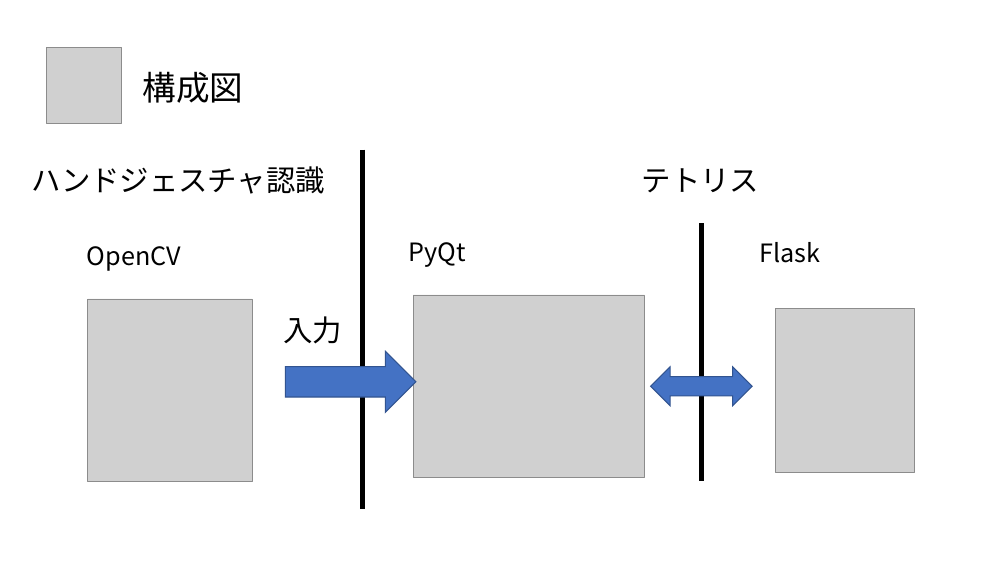
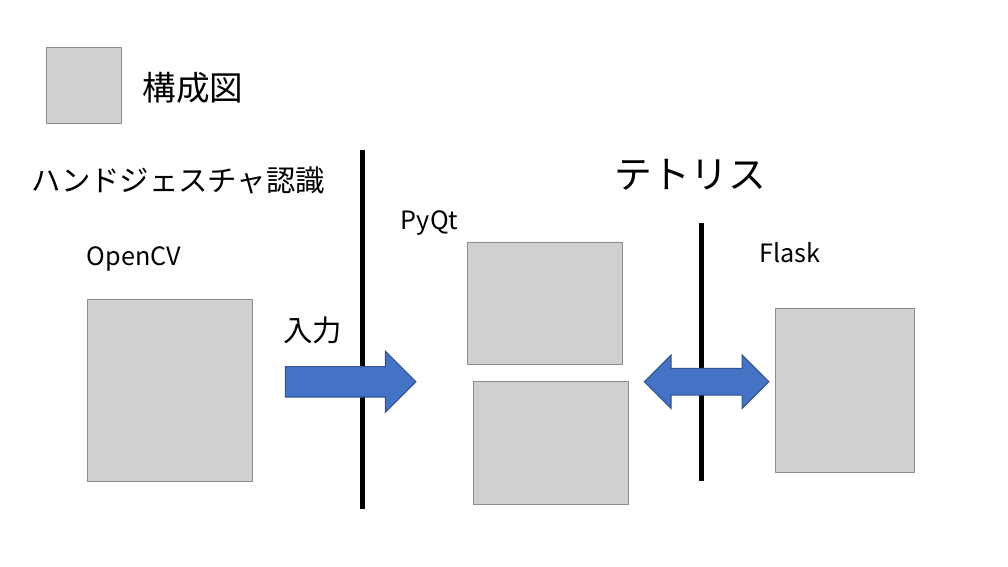
Before and after one commit to wakame-tech/vendredi-noir, a slide deck: slide 1 of spec.pptx. Drawn at 1008x567 pixels with LibreOffice and Linux fonts; fonts in the diff are those of the drawing; grey boxes stand for pictures. Boxes give left, top, right and bottom in pixels: in the first picture for what was removed or moved away, otherwise in the second. Text is boxed around its words. In the diff, an @@ line names an element or a change of style, - is before the commit and + after.

Commit message:
[Chore] fix slides

```diff
--- a/spec.pptx
+++ b/spec.pptx
@@ text "テトリス": place and size @@
-text "テトリス" at box(642, 168, 759, 192)
+text "テトリス" at box(615, 158, 766, 190)
@@ text "テトリス" at box(615, 158, 766, 190): size 28 to 36 pt @@
@@ text "PyQt": place and size @@
-text "PyQt" at box(409, 242, 466, 267)
+text "PyQt" at box(401, 210, 458, 235)
@@ picture: place and size @@
-picture at box(414, 295, 645, 478)
+picture at box(467, 242, 622, 364)
@@ left right arrow: place and size @@
-left right arrow at box(651, 367, 752, 405)
+left right arrow at box(644, 355, 769, 409)
@@ picture added at box(473, 382, 628, 504) @@
```
Also in this commit, not shown: 1 other slide changed, 1 other file.
